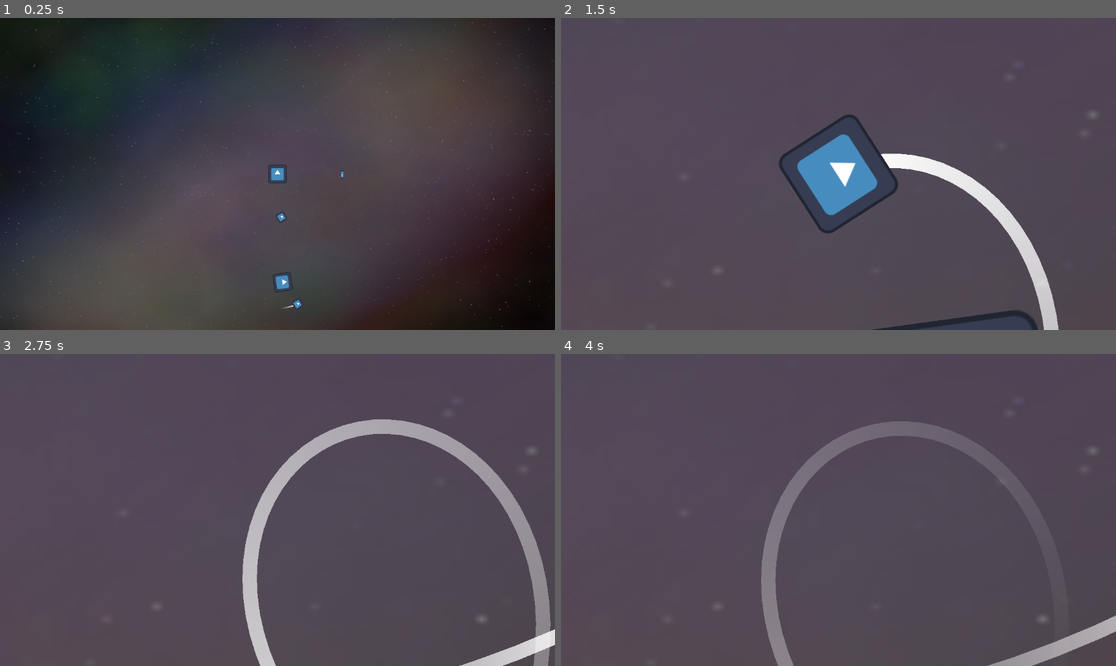
Above: before the commit, frames 1-4 (two rows, left to right).
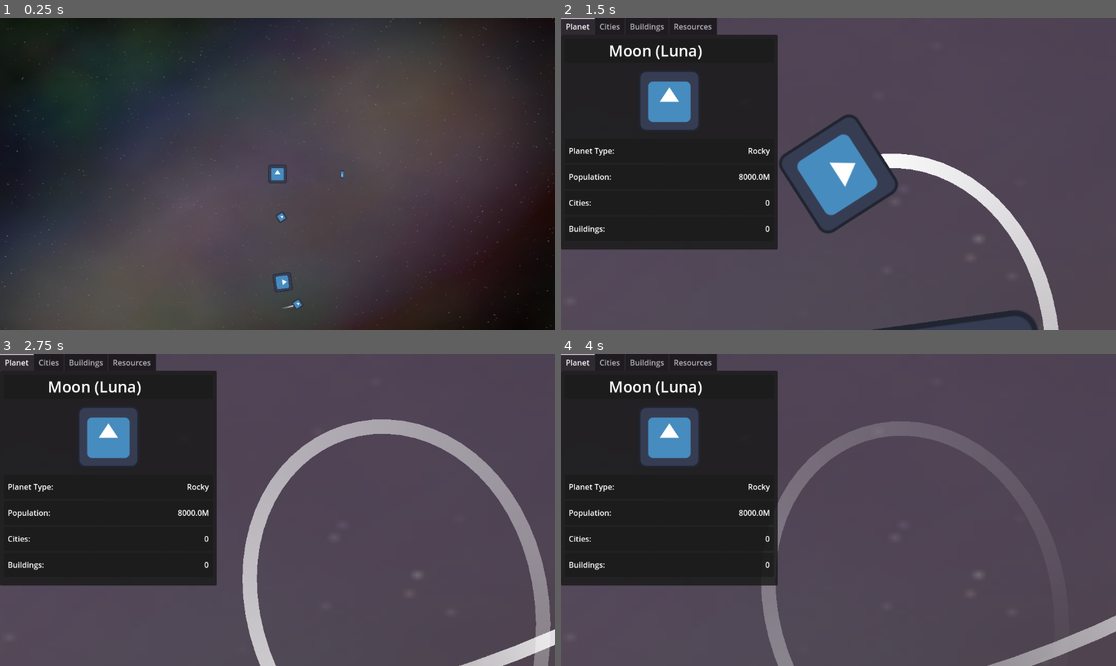
Above: after the commit, the same moments.

Repository: IsaacdmDunn/OrbitTTD
Game: Godot game, scene res://game.tscn
Same seed, same stepped clock (60 frames per second), same inputs: the game is played once before the commit and once after it. The engine's default icon, where the game draws it, is replaced by a stand-in: a white triangle on a blue panel in a dark square.
Inputs (mouse positions are in pixels of both pictures, inside the frame that each line leads up to):
- Up to frame 1 (0.25 s): no input
- Up to frame 2 (1.5 s): move the mouse to (844, 217) at 0.52 s; hold A (MoveCameraLeft) 0.53-1.28 s; click (844, 217) at 0.8 s; move the mouse to (882, 252) at 1.27 s; click (882, 252) at 1.35 s
- Up to frame 3 (2.75 s): tap A (MoveCameraLeft) at 1.55 s; move the mouse to (333, 441) at 2.02 s; hold S (MoveCameraDown) from 2.03 s (still down); click (333, 441) at 2.3 s
- Up to frame 4 (4 s): move the mouse to (810, 572) at 2.77 s; release S (MoveCameraDown) at 2.78 s; tap A (MoveCameraLeft) at 2.85 s; click (810, 572) at 2.92 s; move the mouse to (1005, 556) at 3.52 s; hold D (MoveCameraRight) from 3.53 s (still down); click (1005, 556) at 3.8 s

The runs differ from the first frame. In frame 1, 0.3% of the frame differs, in the area x 0-100%, y 0-100%; in frame 2, 28%; in frame 3, 28%, in the area x 0-97%, y 0-86%; in frame 4, 28%.

Commit message:
added planet UI

Diff:
--- /dev/null
+++ b/orbitttd/Prefabs/Planets/earth_data.tscn
@@ -0,0 +1,18 @@
+[gd_scene load_steps=3 format=3 uid="uid://ctjmrk0lr32o5"]
+
+[ext_resource type="Script" uid="uid://b8nq6m5oslabh" path="res://scripts/Data/PlanetData.gd" id="1_jtsn4"]
+[ext_resource type="Texture2D" uid="uid://q36yuym6hols" path="res://images/icon.svg" id="2_700fl"]
+
+[node name="EarthData" type="Node"]
+script = ExtResource("1_jtsn4")
+planetName = "Earth"
+planetType = 4
+population = 8000.0
+planetTexture = ExtResource("2_700fl")
+maxBaseHousing = 1000
+maxBaseFarms = 100
+maxBaseWater = -1
+maxBaseVolitileMine = 25
+maxBaseMetalMine = 10
+maxBaseRareMetalMine = 2
+maxBaseOilWell = 2
--- /dev/null
+++ b/orbitttd/Prefabs/UI/planetUI.tscn
@@ -0,0 +1,187 @@
+[gd_scene load_steps=4 format=3 uid="uid://bsrbqmmsmsvwy"]
+
+[ext_resource type="Script" uid="uid://cw5mhcnfuubvg" path="res://scripts/UI/PlanetUIData.gd" id="1_15rav"]
+[ext_resource type="Texture2D" uid="uid://q36yuym6hols" path="res://images/icon.svg" id="1_lpadn"]
+[ext_resource type="Script" uid="uid://cwg0ibqivcqp5" path="res://scripts/UI/PlanetInfoUI.gd" id="2_g3b2w"]
+
+[node name="PlanetUI" type="Control"]
+layout_mode = 3
+anchors_preset = 15
+anchor_right = 1.0
+anchor_bottom = 1.0
+offset_top = 35.0
+offset_right = -699.0
+offset_bottom = -165.0
+grow_horizontal = 2
+grow_vertical = 2
+script = ExtResource("1_15rav")
+
+[node name="Panel" type="Panel" parent="."]
+layout_mode = 1
+anchors_preset = 15
+anchor_right = 1.0
+anchor_bottom = 1.0
+offset_right = -3.0
+offset_bottom = -2.0
+grow_horizontal = 2
+grow_vertical = 2
+
+[node name="TabBar" type="TabBar" parent="Panel"]
+custom_minimum_size = Vector2(376, 35)
+layout_mode = 1
+anchors_preset = 10
+anchor_right = 1.0
+offset_top = -35.0
+grow_horizontal = 2
+current_tab = 0
+tab_count = 4
+tab_0/title = "Planet"
+tab_1/title = "Cities"
+tab_2/title = "Buildings"
+tab_3/title = "Resources"
+
+[node name="PlanetPanel" type="Panel" parent="Panel"]
+layout_mode = 1
+anchors_preset = 15
+anchor_right = 1.0
+anchor_bottom = 1.0
+grow_horizontal = 2
+grow_vertical = 2
+script = ExtResource("2_g3b2w")
+
+[node name="VBoxContainer" type="VBoxContainer" parent="Panel/PlanetPanel"]
+layout_mode = 1
+anchors_preset = 15
+anchor_right = 1.0
+anchor_bottom = 1.0
+offset_left = 8.0
+offset_top = 8.0
+offset_right = -8.0
+offset_bottom = 1.0
+grow_horizontal = 2
+grow_vertical = 2
+theme_override_constants/separation = 4
+
+[node name="PlanetName" type="Panel" parent="Panel/PlanetPanel/VBoxContainer"]
+custom_minimum_size = Vector2(0, 50)
+layout_mode = 2
+
+[node name="PlanetName" type="Label" parent="Panel/PlanetPanel/VBoxContainer/PlanetName"]
+custom_minimum_size = Vector2(0, 50)
+layout_mode = 2
+offset_right = 376.0
+offset_bottom = 50.0
+theme_override_font_sizes/font_size = 32
+text = "Planet Test Text Here"
+horizontal_alignment = 1
+vertical_alignment = 1
+
+[node name="PlanetTexture" type="TextureRect" parent="Panel/PlanetPanel/VBoxContainer"]
+custom_minimum_size = Vector2(150, 150)
+layout_mode = 2
+texture = ExtResource("1_lpadn")
+stretch_mode = 3
+
+[node name="PlanetType" type="Panel" parent="Panel/PlanetPanel/VBoxContainer"]
+custom_minimum_size = Vector2(0, 50)
+layout_mode = 2
+
+[node name="HBoxContainer" type="HBoxContainer" parent="Panel/PlanetPanel/VBoxContainer/PlanetType"]
+layout_mode = 1
+anchors_preset = 15
+anchor_right = 1.0
+anchor_bottom = 1.0
+offset_left = 8.0
+offset_right = -8.0
+grow_horizontal = 2
+grow_vertical = 2
+
+[node name="PTLabel" type="Label" parent="Panel/PlanetPanel/VBoxContainer/PlanetType/HBoxContainer"]
+layout_mode = 2
+size_flags_horizontal = 0
+text = "Planet Type: "
+vertical_alignment = 1
+
+[node name="PTData" type="Label" parent="Panel/PlanetPanel/VBoxContainer/PlanetType/HBoxContainer"]
+layout_mode = 2
+size_flags_horizontal = 3
+text = "Rocky metalic"
+horizontal_alignment = 2
+
+[node name="Population" type="Panel" parent="Panel/PlanetPanel/VBoxContainer"]
+custom_minimum_size = Vector2(0, 50)
+layout_mode = 2
+
+[node name="HBoxContainer" type="HBoxContainer" parent="Panel/PlanetPanel/VBoxContainer/Population"]
+layout_mode = 1
+anchors_preset = 15
+anchor_right = 1.0
+anchor_bottom = 1.0
+offset_left = 8.0
+offset_right = -8.0
+grow_horizontal = 2
+grow_vertical = 2
+
+[node name="PopLabel" type="Label" parent="Panel/PlanetPanel/VBoxContainer/Population/HBoxContainer"]
+layout_mode = 2
+size_flags_horizontal = 0
+text = "Population:"
+vertical_alignment = 1
+
+[node name="PopData" type="Label" parent="Panel/PlanetPanel/VBoxContainer/Population/HBoxContainer"]
+layout_mode = 2
+size_flags_horizontal = 3
+text = "8.41Bn"
+horizontal_alignment = 2
+
+[node name="CityCount" type="Panel" parent="Panel/PlanetPanel/VBoxContainer"]
+custom_minimum_size = Vector2(0, 50)
+layout_mode = 2
+
+[node name="HBoxContainer" type="HBoxContainer" parent="Panel/PlanetPanel/VBoxContainer/CityCount"]
+layout_mode = 1
+anchors_preset = 15
+anchor_right = 1.0
+anchor_bottom = 1.0
+offset_left = 8.0
+offset_right = -8.0
+grow_horizontal = 2
+grow_vertical = 2
+
+[node name="CityLabel" type="Label" parent="Panel/PlanetPanel/VBoxContainer/CityCount/HBoxContainer"]
+layout_mode = 2
+size_flags_horizontal = 0
+text = "Cities:"
+vertical_alignment = 1
+
+[node name="CityCount" type="Label" parent="Panel/PlanetPanel/VBoxContainer/CityCount/HBoxContainer"]
+layout_mode = 2
+size_flags_horizontal = 3
+text = "51"
+horizontal_alignment = 2
+
+[node name="BuildingCount" type="Panel" parent="Panel/PlanetPanel/VBoxContainer"]
+custom_minimum_size = Vector2(0, 50)
+layout_mode = 2
+
+[node name="HBoxContainer" type="HBoxContainer" parent="Panel/PlanetPanel/VBoxContainer/BuildingCount"]
+layout_mode = 1
+anchors_preset = 15
+anchor_right = 1.0
+anchor_bottom = 1.0
+offset_left = 8.0
+offset_right = -8.0
+grow_horizontal = 2
+grow_vertical = 2
+
+[node name="BuildingLabel" type="Label" parent="Panel/PlanetPanel/VBoxContainer/BuildingCount/HBoxContainer"]
+layout_mode = 2
+size_flags_horizontal = 0
+text = "Buildings:"
+vertical_alignment = 1
+
+[node name="BuildingCount" type="Label" parent="Panel/PlanetPanel/VBoxContainer/BuildingCount/HBoxContainer"]
+layout_mode = 2
+size_flags_horizontal = 3
+text = "0"
+horizontal_alignment = 2
--- a/orbitttd/game.tscn
+++ b/orbitttd/game.tscn
@@ -1,10 +1,11 @@
-[gd_scene load_steps=13 format=3 uid="uid://bcw5qxr626alb"]
+[gd_scene load_steps=14 format=3 uid="uid://bcw5qxr626alb"]
 
 [ext_resource type="Script" uid="uid://bewq0gs2fmspm" path="res://scripts/sun.gd" id="1_e2o6t"]
 [ext_resource type="Script" uid="uid://bm6xv0dinueal" path="res://scripts/ship.gd" id="1_fc0e3"]
 [ext_resource type="Texture2D" uid="uid://q36yuym6hols" path="res://images/icon.svg" id="2_feb5d"]
 [ext_resource type="Script" uid="uid://cs0ukegxykjhv" path="res://scripts/planet.gd" id="3_feb5d"]
 [ext_resource type="Script" uid="uid://bm13ldj5ivoe8" path="res://scripts/CameraControls.gd" id="5_eow3j"]
+[ext_resource type="PackedScene" uid="uid://ctjmrk0lr32o5" path="res://Prefabs/Planets/earth_data.tscn" id="5_j5wjh"]
 [ext_resource type="PackedScene" uid="uid://vufb03hbc3fv" path="res://Prefabs/Buildings/TestHouse.tscn" id="5_ryrav"]
 [ext_resource type="Texture2D" uid="uid://ckusd74dv4o3x" path="res://images/stars.png" id="6_ryrav"]
 
@@ -44,7 +45,7 @@
 [node name="Sprite2D" type="Sprite2D" parent="Sun"]
 texture = ExtResource("2_feb5d")
 
-[node name="Planet2" type="Node2D" parent="." node_paths=PackedStringArray("parentPlanet")]
+[node name="Planet2" type="Node2D" parent="." node_paths=PackedStringArray("parentPlanet", "planetData")]
 position = Vector2(300, 0)
 scale = Vector2(0.5, 0.5)
 script = ExtResource("3_feb5d")
@@ -52,6 +53,7 @@
 mass = 5.0
 speed = 90.0
 rotationSpeed = 1.0
+planetData = NodePath("MercuryData")
 
 [node name="Icon" type="Sprite2D" parent="Planet2"]
 texture = ExtResource("2_feb5d")
@@ -76,7 +78,18 @@
 [node name="CollisionShape2D" type="CollisionShape2D" parent="Planet2/Area2D"]
 shape = SubResource("CircleShape2D_ryrav")
 
-[node name="Planet" type="Node2D" parent="." node_paths=PackedStringArray("parentPlanet", "cities")]
+[node name="MercuryData" parent="Planet2" instance=ExtResource("5_j5wjh")]
+planetName = "Mercury"
+planetType = 3
+maxBaseHousing = 350
+maxBaseFarms = 0
+maxBaseWater = 0
+maxBaseVolitileMine = 10
+maxBaseMetalMine = 55
+maxBaseRareMetalMine = 15
+maxBaseOilWell = 0
+
+[node name="Planet" type="Node2D" parent="." node_paths=PackedStringArray("parentPlanet", "cities", "planetData")]
 position = Vector2(750, 0)
 script = ExtResource("3_feb5d")
 parentPlanet = NodePath("../Sun")
@@ -84,6 +97,7 @@
 mass = 50.0
 speed = 47.9
 rotationSpeed = 14.0
+planetData = NodePath("EarthData")
 
 [node name="Icon" type="Sprite2D" parent="Planet"]
 texture = ExtResource("2_feb5d")
@@ -98,7 +112,7 @@
 blend_mode = 2
 texture = SubResource("GradientTexture2D_7jktm")
 
-[node name="moon" type="Node2D" parent="Planet" node_paths=PackedStringArray("parentPlanet")]
+[node name="moon" type="Node2D" parent="Planet" node_paths=PackedStringArray("parentPlanet", "planetData")]
 position = Vector2(200, 0)
 scale = Vector2(0.5, 0.5)
 script = ExtResource("3_feb5d")
@@ -107,6 +121,7 @@
 mass = 5.0
 speed = 600.0
 rotationSpeed = 1.0
+planetData = NodePath("MoonData")
 
 [node name="Icon" type="Sprite2D" parent="Planet/moon"]
 texture = ExtResource("2_feb5d")
@@ -130,6 +145,16 @@
 
 [node name="CollisionShape2D" type="CollisionShape2D" parent="Planet/moon/Area2D"]
 shape = SubResource("CircleShape2D_ryrav")
+
+[node name="MoonData" parent="Planet/moon" instance=ExtResource("5_j5wjh")]
+planetName = "Moon (Luna)"
+planetType = 2
+maxBaseHousing = 250
+maxBaseFarms = 0
+maxBaseWater = 5
+maxBaseVolitileMine = 3
+maxBaseMetalMine = 15
+maxBaseOilWell = 0
 
 [node name="Line2D" type="Line2D" parent="Planet"]
 z_index = -1
@@ -147,6 +172,8 @@
 scale = Vector2(8.415, 8.415)
 shape = SubResource("CircleShape2D_7jktm")
 
+[node name="EarthData" parent="Planet" instance=ExtResource("5_j5wjh")]
+
 [node name="Camera2D" type="Camera2D" parent="."]
 zoom = Vector2(0.3, 0.3)
 script = ExtResource("5_eow3j")
@@ -158,12 +185,15 @@
 
 [node name="Sprite2D" type="Sprite2D" parent="Camera2D"]
 z_index = -5
+position = Vector2(-79, 86)
 scale = Vector2(5.768, 4.31467)
 texture = ExtResource("6_ryrav")
 
 [node name="Buildings" type="Node2D" parent="."]
 
 [node name="TestHouse" parent="Buildings" instance=ExtResource("5_ryrav")]
+
+[node name="UI" type="CanvasLayer" parent="." groups=["UI"]]
 
 [connection signal="input_event" from="Planet2/Area2D" to="Planet2" method="_on_area_2d_input_event"]
 [connection signal="input_event" from="Planet/moon/Area2D" to="Planet/moon" method="_on_area_2d_input_event"]
--- a/orbitttd/project.godot
+++ b/orbitttd/project.godot
@@ -17,8 +17,9 @@
 
 [autoload]
 
-GameData="*res://scripts/GameData.gd"
-GamePrefabs="*res://scripts/GamePrefabs.gd"
+GameData="*res://scripts/Data/GameData.gd"
+GamePrefabs="*res://scripts/Data/GamePrefabs.gd"
+UiManager="*res://scripts/UI/UIManager.gd"
 
 [input]
 
--- a/orbitttd/scripts/CameraControls.gd
+++ b/orbitttd/scripts/CameraControls.gd
@@ -11,8 +11,6 @@
 	if GameData.cameraTarget == null:
 
 		if Input.is_action_pressed("MoveCameraLeft"):
-			print(position)
-
 			position.x-=cameraSpeed/zoomAmount
 		elif Input.is_action_pressed("MoveCameraRight"):
 			position.x+=cameraSpeed/zoomAmount
--- a/orbitttd/scripts/GameData.gd
+++ b/orbitttd/scripts/Data/GameData.gd
@@ -1,7 +1,7 @@
 extends Node
 
-enum GameResources {Housing, Food, Water, Concrete, Chemicals, Metal, RareMetal, Fuel}
-
+enum GameResources {Housing, Food, Water, Concrete, Chemicals, Metal, RareMetal, Volatiles, Fuel, Energy}
+enum UIState {None, Planet, City, Building, Ship}
 var cameraTarget: Node2D = null
 
 var pop = 0
--- /dev/null
+++ b/orbitttd/scripts/Data/PlanetData.gd
@@ -0,0 +1,20 @@
+extends Node
+class_name PlanetData
+
+enum PlanetType {None, Star, Rocky, RockyMetalic, EarthLike, Icey, Gas,}
+
+@export var planetName: String = "N/a"
+@export var planetType = PlanetType.None
+@export var cities: int = 0
+@export var buildings: int = 0
+@export var population: float = 0
+@export var planetTexture: Texture2D
+
+#set max resoucres with -1 meaning infinate
+@export var maxBaseHousing = 0
+@export var maxBaseFarms = 0
+@export var maxBaseWater = 0
+@export var maxBaseVolitileMine = 0
+@export var maxBaseMetalMine = 0
+@export var maxBaseRareMetalMine = 0
+@export var maxBaseOilWell = 0
--- a/orbitttd/scripts/SpaceBody.gd
+++ b/orbitttd/scripts/SpaceBody.gd
@@ -3,3 +3,5 @@
 @export var mass: float
 @export var speed: float
 @export var rotationSpeed: float
+
+@export var planetData: PlanetData
--- /dev/null
+++ b/orbitttd/scripts/UI/PlanetInfoUI.gd
@@ -0,0 +1,32 @@
+extends Panel
+
+func _ready() -> void:
+
+	if $"../..".targetPlanet != null:
+		var planetData:PlanetData = $"../..".targetPlanet.planetData
+		print(planetData)
+		$VBoxContainer/PlanetName/PlanetName.text = planetData.planetName
+		print("l;andkjan")
+		SetPlanetType(planetData.planetType)
+
+		$VBoxContainer/Population/HBoxContainer/PopData.text = str(planetData.population) + "M"
+
+		$VBoxContainer/CityCount/HBoxContainer/CityCount.text = str(planetData.cities)
+
+		$VBoxContainer/BuildingCount/HBoxContainer/BuildingCount.text = str(planetData.buildings)
+
+func SetPlanetType(planetType):
+	if planetType == 0:
+		$VBoxContainer/PlanetType/HBoxContainer/PTData.text = "planetData.PlanetType.None"
+	elif planetType == 1:
+		$VBoxContainer/PlanetType/HBoxContainer/PTData.text = "Star"
+	elif planetType == 2:
+		$VBoxContainer/PlanetType/HBoxContainer/PTData.text = "Rocky"
+	elif planetType == 3:
+		$VBoxContainer/PlanetType/HBoxContainer/PTData.text = "RockyMetalic"
+	elif planetType == 4:
+		$VBoxContainer/PlanetType/HBoxContainer/PTData.text = "EarthLike"
+	elif planetType == 5:
+		$VBoxContainer/PlanetType/HBoxContainer/PTData.text = "Icey"
+	elif planetType == 6:
+		$VBoxContainer/PlanetType/HBoxContainer/PTData.text = "Gas"
--- /dev/null
+++ b/orbitttd/scripts/UI/PlanetUIData.gd
@@ -0,0 +1,5 @@
+extends Control
+
+var targetPlanet: Node2D
+enum UITabState {Planet, Cities, Buildings, Resources}
+var currentTabState = UITabState.Planet
--- /dev/null
+++ b/orbitttd/scripts/UI/UIManager.gd
@@ -0,0 +1,10 @@
+extends Node
+
+@export var planetUI = preload("res://Prefabs/UI/planetUI.tscn")
+var openUI
+var planetTarget
+
+func OpenPlanetUI():
+	openUI = planetUI.instantiate()
+	openUI.targetPlanet = planetTarget
+	get_tree().get_first_node_in_group("UI").add_child(openUI)
--- a/orbitttd/scripts/planet.gd
+++ b/orbitttd/scripts/planet.gd
@@ -37,7 +37,8 @@
 func _on_area_2d_input_event(viewport: Node, event: InputEvent, shape_idx: int) -> void:
 	if Input.is_action_just_pressed("Select"):
 		GameData.cameraTarget = self
-
+		UiManager.planetTarget = self
+		UiManager.OpenPlanetUI()
 	if Input.is_action_just_pressed("DebugAddCity"):
 		var cityToAdd = GamePrefabs.cityPrefab.instantiate()
 		add_child(cityToAdd)
Renamed: orbitttd/scripts/GameData.gd.uid -> orbitttd/scripts/Data/GameData.gd.uid
Renamed: orbitttd/scripts/GamePrefabs.gd -> orbitttd/scripts/Data/GamePrefabs.gd
Renamed: orbitttd/scripts/GamePrefabs.gd.uid -> orbitttd/scripts/Data/GamePrefabs.gd.uid
Not shown, added: orbitttd/scripts/Data/PlanetData.gd.uid
Not shown, added: orbitttd/scripts/UI/PlanetInfoUI.gd.uid
Not shown, added: orbitttd/scripts/UI/PlanetUIData.gd.uid
Not shown, added: orbitttd/scripts/UI/UIManager.gd.uid
